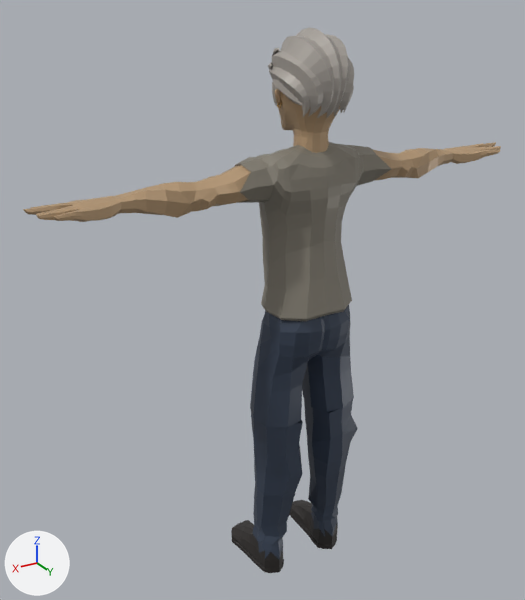
A saved change to the glTF model public/cpx/models/candidates/cand2_quaternius_man_old.glb.
Camera for both pictures: a 50 mm lens placed at (1.234, 1.736, 1.969), pointed at (0.08, -0.187, 1.007). Lighting does not change. The marker at lower left points along +X, +Y and +Z. The older version comes first. Where no turn or scale is listed for an object, it has been applied to the vertices. Vertices at exactly the same position are counted once.

Objects in the first picture: 'Beach_Body', 'Beach_Feet', 'Beach_Head', 'Beach_Legs'.
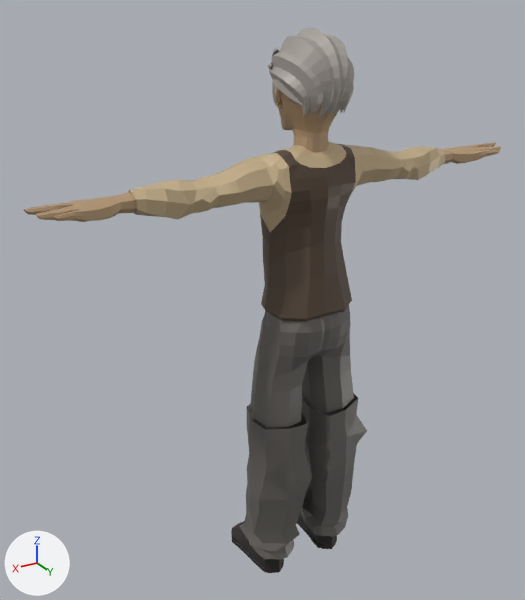
Changed parts and their boxes (x1, y1, x2, y2) in the pictures (525 x 600 px; the box of a moved part takes in the faces that stretch with it):
'Beach_Body', recoloured, reshaped (grey to brown)
    both: (23, 142, 501, 321)
'Beach_Legs', recoloured, reshaped (dark blue to dark grey, 14% wider)
    before: (250, 305, 358, 537)
    after: (244, 305, 367, 544)
'Beach_Feet', reshaped
    before: (231, 500, 338, 573)
    after: (231, 507, 348, 573)
part 1 of me_beach_feet, moved or reshaped
    before: (311, 504, 338, 536)
    after: (301, 507, 348, 537)
part 2 of me_beach_feet, moved or reshaped
    before: (252, 525, 286, 559)
    after: (239, 523, 294, 560)
part 3 of me_beach_legs, moved or reshaped
    before: (251, 399, 358, 537)
    after: (244, 392, 367, 544)
part 4 of me_beach_body, added (beige)
    after: (370, 147, 446, 182)
part 5 of me_beach_body, added (beige)
    after: (129, 164, 257, 220)

The change, as a diff of the scene's bpy script:
```diff
--- a/public/cpx/models/candidates/cand2_quaternius_man_old.glb.py
+++ b/public/cpx/models/candidates/cand2_quaternius_man_old.glb.py
@@ mat_pants @@
 mat_pants = principled_material('Pants')
-mat_pants.base_color = (0.0423, 0.0595, 0.0953)  # dark blue #3a4557
+mat_pants.base_color = (0.156, 0.144, 0.133)  # dark grey #6e6a66
 mat_pants.metallic = 0.15
@@ mat_lightbrown @@
 mat_lightbrown = principled_material('LightBrown')
-mat_lightbrown.base_color = (0.244, 0.223, 0.182)  # grey #878276
+mat_lightbrown.base_color = (0.102, 0.0685, 0.0452)  # brown #5a4a3c
 mat_lightbrown.metallic = 0.15
@@ mat_shirt @@
 mat_shirt = principled_material('Shirt')
-mat_shirt.base_color = (0.244, 0.223, 0.182)  # grey #878276
+mat_shirt.base_color = (0.597, 0.462, 0.275)  # beige #cbb58f
 mat_shirt.metallic = 0.15
@@ mat_shirtsleeve @@
+mat_shirtsleeve = principled_material('ShirtSleeve')
+mat_shirtsleeve.base_color = (0.597, 0.462, 0.275)  # beige #cbb58f
+mat_shirtsleeve.metallic = 0.15
+mat_shirtsleeve.roughness = 0.45
@@ me_beach_feet @@
 # used by ob_beach_feet; location = (0.0, 0.0, 0.0)
-me_beach_feet.from_pydata(...)  # 370 vertices, 678 faces; spans x -0.191..0.191, y -0.288..-0.003, z -0.005..0.162
+me_beach_feet.from_pydata(...)  # 370 vertices, 678 faces; spans x -0.211..0.211, y -0.288..0.04, z -0.005..0.162
+# me_beach_feet part 1: 41 of 370 vertices moved; they spanned x -0.176..-0.071, y -0.134..-0.004, z 0.086..0.162 and now span x -0.211..-0.033, y -0.193..0.04, z 0.086..0.162; mean shift (0.0, 0.0, 0.0); largest move (-0.157, -0.132, 0.099) -> (-0.181, -0.189, 0.099)
+# me_beach_feet part 2: 41 of 370 vertices moved; they spanned x 0.071..0.176, y -0.134..-0.004, z 0.086..0.162 and now span x 0.033..0.211, y -0.193..0.04, z 0.086..0.162; mean shift (0.0, 0.0, 0.0); largest move (0.157, -0.132, 0.099) -> (0.181, -0.189, 0.099)
 me_beach_feet.materials.append(mat_pants)
@@ me_beach_legs @@
 # used by ob_beach_legs; location = (0.0, 0.0, 0.0)
-me_beach_legs.from_pydata(...)  # 435 vertices, 830 faces; spans x -0.195..0.195, y -0.171..0.069, z 0.157..1.038
+me_beach_legs.from_pydata(...)  # 435 vertices, 830 faces; spans x -0.218..0.218, y -0.172..0.075, z 0.157..1.038
+# me_beach_legs part 3: 156 of 435 vertices moved; they spanned x -0.195..0.195, y -0.154..0.044, z 0.157..0.65 and now span x -0.218..0.218, y -0.172..0.075, z 0.157..0.65; mean shift (0.0, 0.0, 0.0); largest move (0.079, -0.017, 0.158) -> (0.047, 0.021, 0.158)
 me_beach_legs.materials.append(mat_pants)
@@ me_beach_body @@
 # used by ob_beach_body; location = (0.0, 0.0, 0.0)
-me_beach_body.from_pydata(...)  # 1951 vertices, 3828 faces; spans x -0.84..0.84, y -0.2..0.07, z 1.02..1.55
+me_beach_body.from_pydata(...)  # 2445 vertices, 4784 faces; spans x -0.84..0.84, y -0.2..0.07, z 1.02..1.55
+# me_beach_body part 4: a new loose piece of 247 vertices spanning x -0.56..-0.22, y -0.12..0.01, z 1.38..1.51, in mat_shirtsleeve (beige #cbb58f)
+# me_beach_body part 5: a new loose piece of 247 vertices spanning x 0.22..0.56, y -0.12..0.01, z 1.38..1.51, in mat_shirtsleeve (beige #cbb58f)
 me_beach_body.materials.append(mat_skin)
@@ me_beach_body @@
 me_beach_body.materials.append(mat_shirt)
+me_beach_body.materials.append(mat_shirtsleeve)  # beige #cbb58f
```
